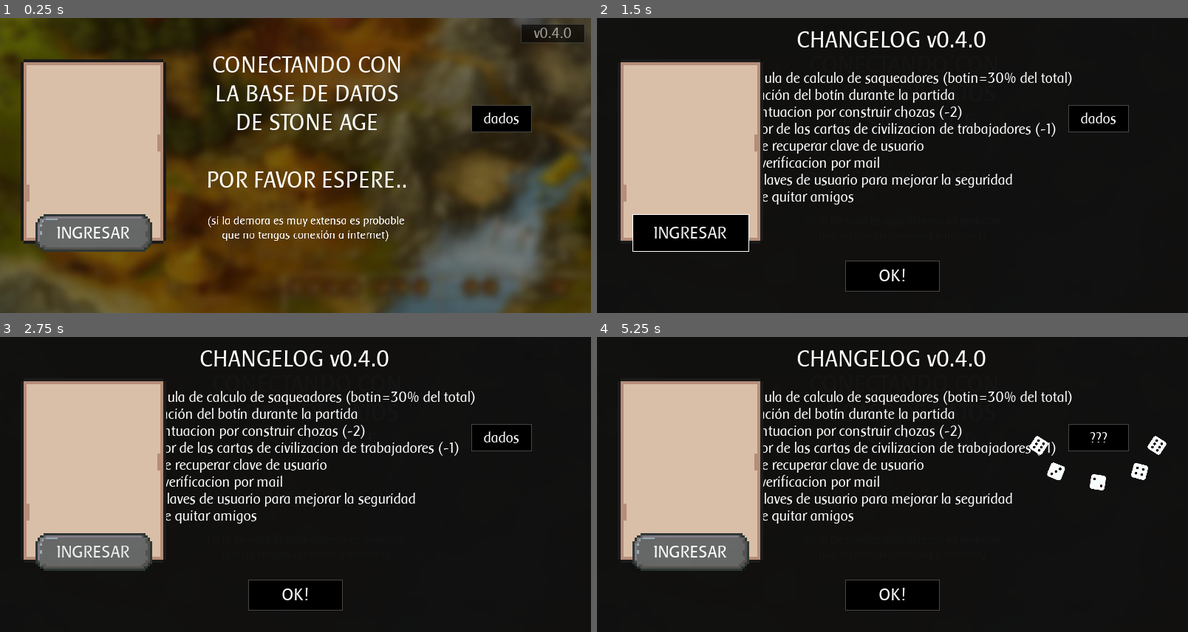
Above: before the commit, frames 1-4 (two rows, left to right).
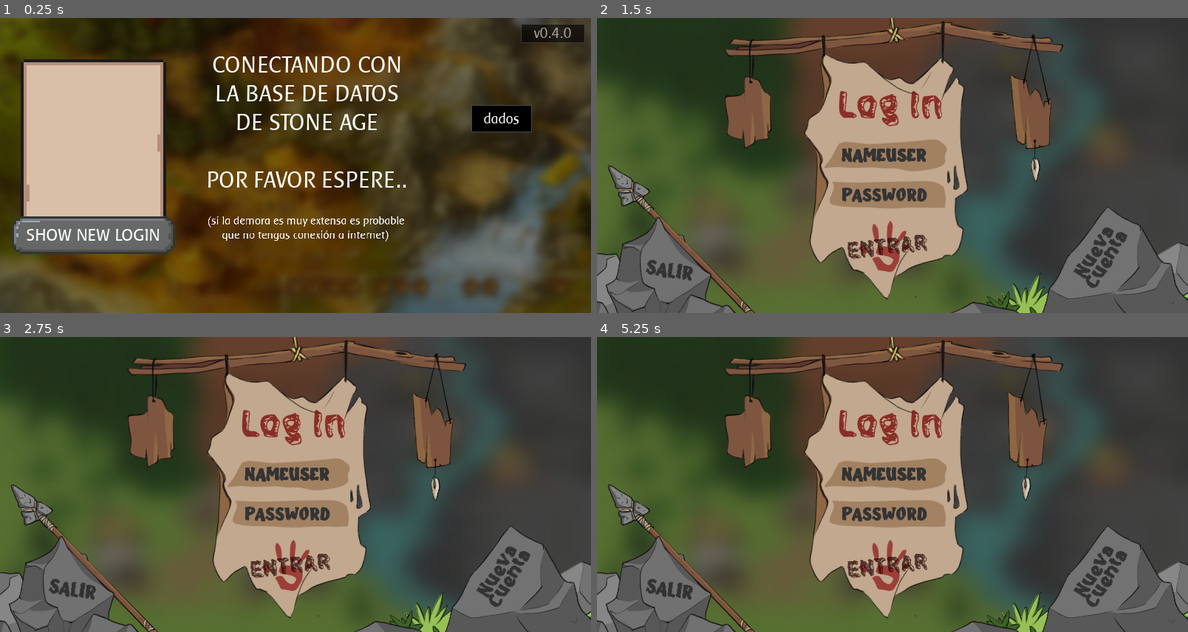
Above: after the commit, the same moments.

Repository: GabrielCancro/stone_age_firebase
Game: Godot game, scene res://Scenes/Login.tscn
Two runs of this game, one before a commit and one after it. Both use one fixed random seed, a clock stepped at 60 frames per second and the inputs below.
Inputs (mouse positions are in pixels of both pictures, inside the frame that each line leads up to):
- Up to frame 1 (0.25 s): no input
- Up to frame 2 (1.5 s): click "v0.4.0" at 0.5 s; click "INGRESAR" (after the commit: "SHOW NEW LOGIN") at 1.25 s
- Up to frame 3 (2.75 s): click (289, 567) at 2.02 s
- Up to frame 4 (5.25 s): click (892, 596) at 2.75 s, where only the run before the commit has a clickable "OK!"; click (1099, 437) at 3.5 s, where only the run before the commit has a clickable "dados"; click (1099, 437) at 4.25 s, where only the run before the commit has a clickable "???"; click (1152, 351) at 5 s, where only the run before the commit has a clickable "v0.4.0"

The runs differ from the first frame. In frame 1, 2.4% of the frame differs, in the area x 2-30%, y 66-80%; in frame 2, 99%, in the area x 0-100%, y 0-100%; in frame 3, 98%; in frame 4, 98%.

Commit message:
update

Diff:
--- a/Scenes/Login.gd
+++ b/Scenes/Login.gd
@@ -19,6 +19,7 @@
 	$ForgotPanel.connect("close",self,"onClick",["show_login"])
 	$Changelog/btn_ok.connect("button_down",self,"onClick",["changelog"])
 	$btn_version.connect("button_down",self,"onClick",["version"])
+	$NinePatchRect/btn_login2.connect("button_down",self,"onClick",["loginNew"])
 	CLOCK.init()
 	$Changelog.visible = false
 	$btn_version.text = GC.get_version_str()
@@ -88,6 +89,9 @@
 	if btn=="version":
 		$Changelog.visible = true
 		$Changelog/Label_title.text = "CHANGELOG "+GC.get_version_str()
+	if btn=="loginNew":
+		get_tree().change_scene("res://Scenes/LoginNew.tscn")
+
 
 func createAccount():
 	var user_data = {
--- a/Scenes/Login.tscn
+++ b/Scenes/Login.tscn
@@ -731,11 +731,11 @@
 anchor_top = 1.0
 anchor_right = 0.5
 anchor_bottom = 1.0
-margin_left = -79.0
-margin_top = -40.0
-margin_right = 79.0
-margin_bottom = 11.0
+margin_left = -110.5
+margin_top = -37.0
+margin_right = 110.5
+margin_bottom = 14.0
 rect_min_size = Vector2( 0, 40 )
 theme = ExtResource( 12 )
 custom_styles/normal = SubResource( 21 )
-text = "INGRESAR"
+text = "SHOW NEW LOGIN"
--- /dev/null
+++ b/Scenes/LoginNew.gd
@@ -0,0 +1,17 @@
+extends Control
+
+
+# Declare member variables here. Examples:
+# var a = 2
+# var b = "text"
+
+
+# Called when the node enters the scene tree for the first time.
+func _ready():
+	$Background/AnimationPlayer.play("wood")
+	pass # Replace with function body.
+
+
+# Called every frame. 'delta' is the elapsed time since the previous frame.
+#func _process(delta):
+#	pass
--- /dev/null
+++ b/Scenes/LoginNew.tscn
@@ -0,0 +1,229 @@
+[gd_scene load_steps=18 format=2]
+
+[ext_resource path="res://assets/login/login_spear.png" type="Texture" id=1]
+[ext_resource path="res://Games/StoneAge/assets/new_map_bg_blur.jpg" type="Texture" id=2]
+[ext_resource path="res://assets/login/login_rocks.png" type="Texture" id=3]
+[ext_resource path="res://assets/login/login ui.png" type="Texture" id=4]
+[ext_resource path="res://assets/login/login_wood.png" type="Texture" id=5]
+[ext_resource path="res://Scenes/LoginNew.gd" type="Script" id=6]
+[ext_resource path="res://assets/font/Combe-ZVzRJ.otf" type="DynamicFontData" id=7]
+[ext_resource path="res://assets/font/Dradab-nR4BJ.otf" type="DynamicFontData" id=8]
+[ext_resource path="res://assets/login/login_edit1.png" type="Texture" id=9]
+[ext_resource path="res://assets/login/login_edit2.png" type="Texture" id=10]
+[ext_resource path="res://assets/login/hand.png" type="Texture" id=11]
+
+[sub_resource type="Animation" id=1]
+resource_name = "wood"
+length = 20.0
+loop = true
+tracks/0/type = "value"
+tracks/0/path = NodePath("wood:rect_rotation")
+tracks/0/interp = 1
+tracks/0/loop_wrap = true
+tracks/0/imported = false
+tracks/0/enabled = true
+tracks/0/keys = {
+"times": PoolRealArray( 0, 4.3, 14.5, 19.8 ),
+"transitions": PoolRealArray( 1, 1.7411, 2, 1 ),
+"update": 0,
+"values": [ 0.0, 5.0, -3.0, 0.0 ]
+}
+
+[sub_resource type="DynamicFont" id=2]
+size = 49
+font_data = ExtResource( 8 )
+
+[sub_resource type="DynamicFont" id=3]
+size = 25
+extra_spacing_top = 7
+font_data = ExtResource( 7 )
+
+[sub_resource type="StyleBoxEmpty" id=4]
+
+[sub_resource type="DynamicFont" id=5]
+size = 30
+font_data = ExtResource( 8 )
+
+[sub_resource type="DynamicFont" id=6]
+size = 27
+extra_spacing_top = -6
+extra_spacing_bottom = -6
+font_data = ExtResource( 7 )
+
+[node name="LoginNew" type="Control"]
+anchor_right = 1.0
+anchor_bottom = 1.0
+script = ExtResource( 6 )
+
+[node name="Background" type="Control" parent="."]
+anchor_right = 1.0
+anchor_bottom = 1.0
+
+[node name="TextureRect" type="TextureRect" parent="Background"]
+modulate = Color( 0.568627, 0.568627, 0.568627, 1 )
+anchor_right = 1.0
+anchor_bottom = 1.0
+texture = ExtResource( 2 )
+expand = true
+
+[node name="wood" type="TextureRect" parent="Background"]
+anchor_left = 0.5
+anchor_top = 0.5
+anchor_right = 0.5
+anchor_bottom = 0.5
+margin_left = 151.0
+margin_top = -183.0
+margin_right = 225.0
+margin_bottom = 29.0
+rect_rotation = 3.8352
+rect_pivot_offset = Vector2( 40, 20 )
+texture = ExtResource( 5 )
+expand = true
+
+[node name="TextureRect2" type="TextureRect" parent="Background"]
+anchor_right = 1.0
+anchor_bottom = 1.0
+texture = ExtResource( 4 )
+expand = true
+stretch_mode = 6
+
+[node name="TextureRect3" type="TextureRect" parent="Background"]
+anchor_top = 1.0
+anchor_bottom = 1.0
+margin_top = -203.0
+margin_right = 216.0
+texture = ExtResource( 1 )
+expand = true
+
+[node name="TextureRect4" type="TextureRect" parent="Background"]
+anchor_left = 1.0
+anchor_top = 1.0
+anchor_right = 1.0
+anchor_bottom = 1.0
+margin_left = -355.0
+margin_top = -152.0
+texture = ExtResource( 3 )
+expand = true
+
+[node name="AnimationPlayer" type="AnimationPlayer" parent="Background"]
+anims/wood = SubResource( 1 )
+
+[node name="Label" type="Label" parent="."]
+modulate = Color( 1, 1, 1, 0.733333 )
+margin_left = 312.0
+margin_top = 94.0
+margin_right = 484.0
+margin_bottom = 153.0
+custom_colors/font_color = Color( 0.466667, 0, 0, 1 )
+custom_fonts/font = SubResource( 2 )
+text = "Log In"
+align = 1
+valign = 1
+
+[node name="TextureRect5" type="TextureRect" parent="."]
+anchor_left = 1.0
+anchor_top = 1.0
+anchor_right = 1.0
+anchor_bottom = 1.0
+margin_left = -490.0
+margin_top = -183.0
+margin_right = -316.0
+margin_bottom = -134.0
+texture = ExtResource( 9 )
+expand = true
+
+[node name="TextureRect6" type="TextureRect" parent="."]
+anchor_left = 1.0
+anchor_top = 1.0
+anchor_right = 1.0
+anchor_bottom = 1.0
+margin_left = -500.0
+margin_top = -237.0
+margin_right = -303.0
+margin_bottom = -191.0
+texture = ExtResource( 10 )
+expand = true
+
+[node name="LineEdit" type="LineEdit" parent="."]
+margin_left = 331.0
+margin_top = 162.0
+margin_right = 482.0
+margin_bottom = 207.0
+focus_mode = 0
+custom_colors/font_color = Color( 0.203922, 0.203922, 0.203922, 1 )
+custom_fonts/font = SubResource( 3 )
+custom_styles/normal = SubResource( 4 )
+text = "NAMEUSER"
+
+[node name="LineEdit3" type="LineEdit" parent="."]
+margin_left = 331.0
+margin_top = 162.0
+margin_right = 482.0
+margin_bottom = 207.0
+focus_mode = 0
+custom_colors/font_color = Color( 0.203922, 0.203922, 0.203922, 1 )
+custom_fonts/font = SubResource( 3 )
+custom_styles/normal = SubResource( 4 )
+text = "NAMEUSER"
+
+[node name="LineEdit2" type="LineEdit" parent="."]
+margin_left = 331.0
+margin_top = 216.0
+margin_right = 484.0
+margin_bottom = 261.0
+focus_mode = 0
+custom_colors/font_color = Color( 0.203922, 0.203922, 0.203922, 1 )
+custom_fonts/font = SubResource( 3 )
+custom_styles/normal = SubResource( 4 )
+text = "PASSWORD"
+
+[node name="Button" type="Button" parent="."]
+modulate = Color( 1, 1, 1, 0.698039 )
+margin_left = 342.0
+margin_top = 266.0
+margin_right = 439.0
+margin_bottom = 360.0
+focus_mode = 0
+icon = ExtResource( 11 )
+flat = true
+expand_icon = true
+
+[node name="Label2" type="Label" parent="."]
+modulate = Color( 1, 1, 1, 0.733333 )
+margin_left = 305.0
+margin_top = 293.0
+margin_right = 477.0
+margin_bottom = 352.0
+rect_rotation = -6.1742
+custom_colors/font_color = Color( 0.152941, 0.027451, 0.027451, 1 )
+custom_fonts/font = SubResource( 5 )
+text = "ENTRAR"
+align = 1
+valign = 1
+
+[node name="Label3" type="Label" parent="."]
+modulate = Color( 1, 1, 1, 0.733333 )
+margin_left = 611.0
+margin_top = 380.0
+margin_right = 783.0
+margin_bottom = 445.0
+rect_rotation = -59.366
+custom_colors/font_color = Color( 0.109804, 0.109804, 0.109804, 1 )
+custom_fonts/font = SubResource( 6 )
+text = "Nueva
+Cuenta"
+align = 1
+valign = 1
+
+[node name="Label4" type="Label" parent="."]
+modulate = Color( 1, 1, 1, 0.733333 )
+margin_left = 69.0
+margin_top = 322.0
+margin_right = 133.0
+margin_bottom = 359.0
+rect_rotation = 8.8974
+custom_colors/font_color = Color( 0.109804, 0.109804, 0.109804, 1 )
+custom_fonts/font = SubResource( 6 )
+text = "SALIR"
+align = 1
+valign = 1
--- /dev/null
+++ b/assets/font/line_edit.tres
@@ -0,0 +1,7 @@
+[gd_resource type="StyleBoxLine" format=2]
+
+[resource]
+content_margin_left = 3.0
+content_margin_right = 3.0
+color = Color( 0.482353, 0.223529, 0.223529, 1 )
+thickness = 3
Binary file added: assets/font/Combe-ZVzRJ.otf
Binary file added: assets/font/Dradab-nR4BJ.otf
Binary file added: assets/font/FairyStone-OVxep.otf
Binary file added: assets/font/Prehistoric Caveman.ttf
Binary file added: assets/login/hand.png
Not shown, added: assets/login/hand.png.import
Binary file added: assets/login/login ui.png
Not shown, added: assets/login/login ui.png.import
Binary file added: assets/login/login_edit1.png
Not shown, added: assets/login/login_edit1.png.import
Binary file added: assets/login/login_edit2.png
Not shown, added: assets/login/login_edit2.png.import
(and 8 more such lines)
